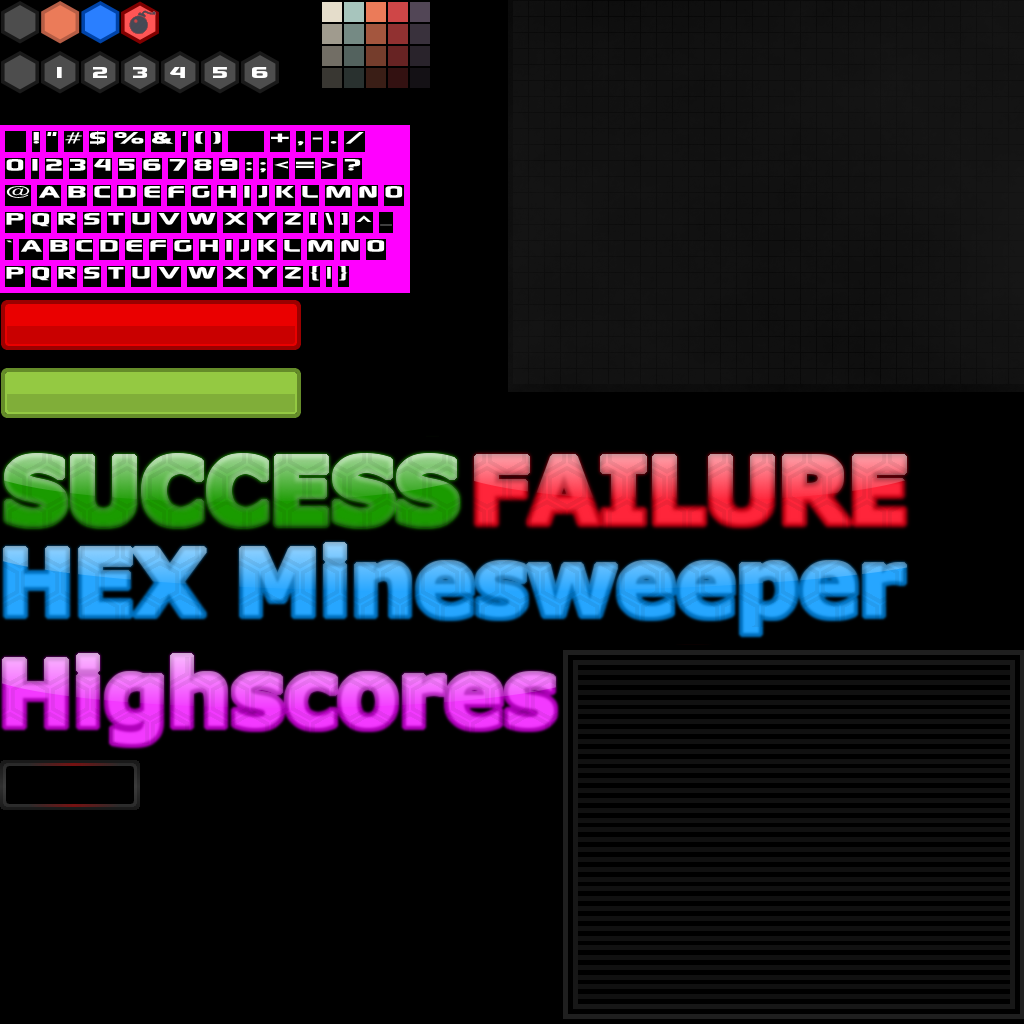
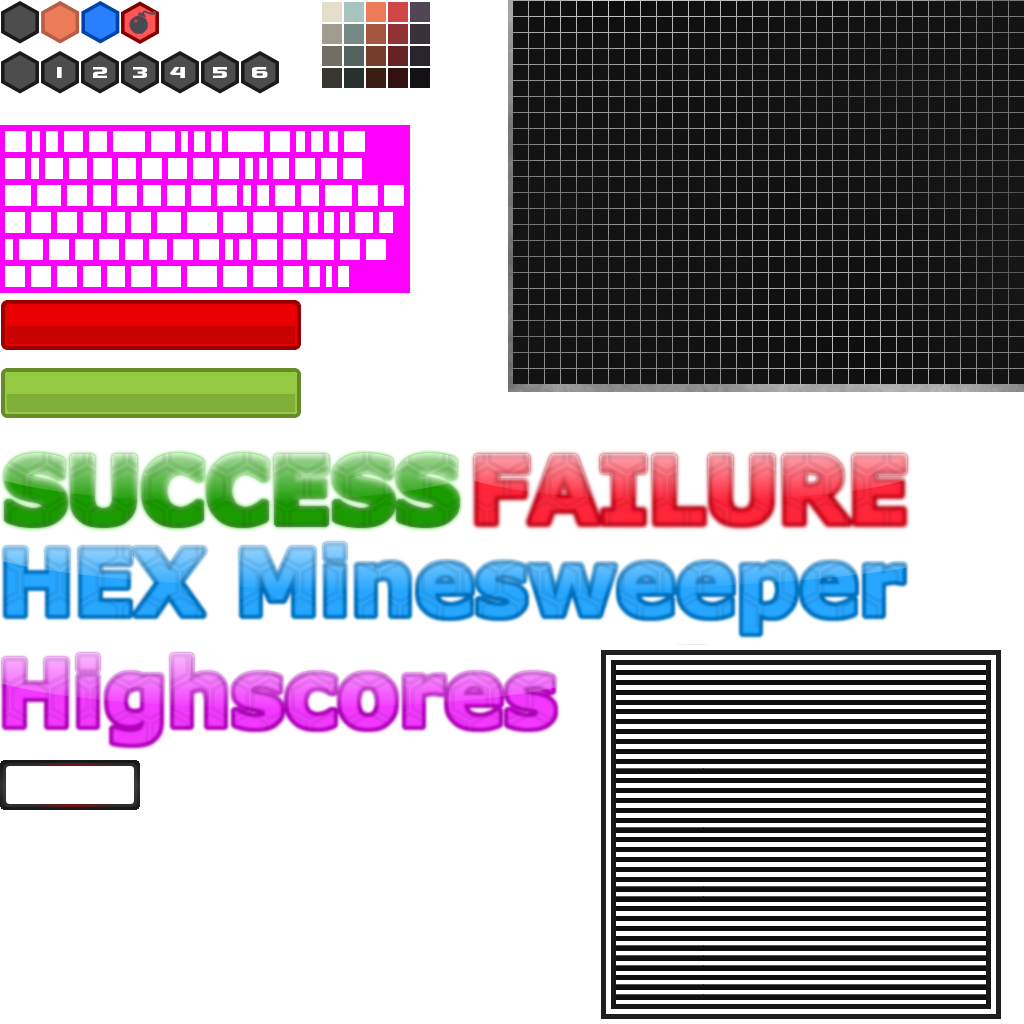
Revision of a layered 1024 x 1024 image; what changed, layer by layer:
painted on "Ebene #1" over (x1=563, y1=650, x2=1024, y2=1019)
hid "Hintergrund" over (x1=0, y1=0, x2=1024, y2=1024)
